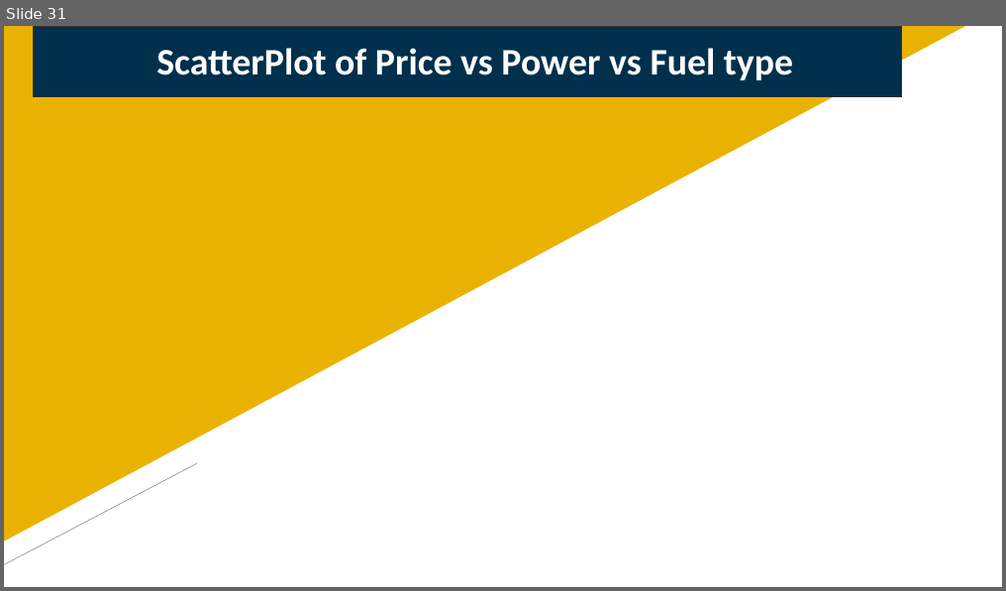
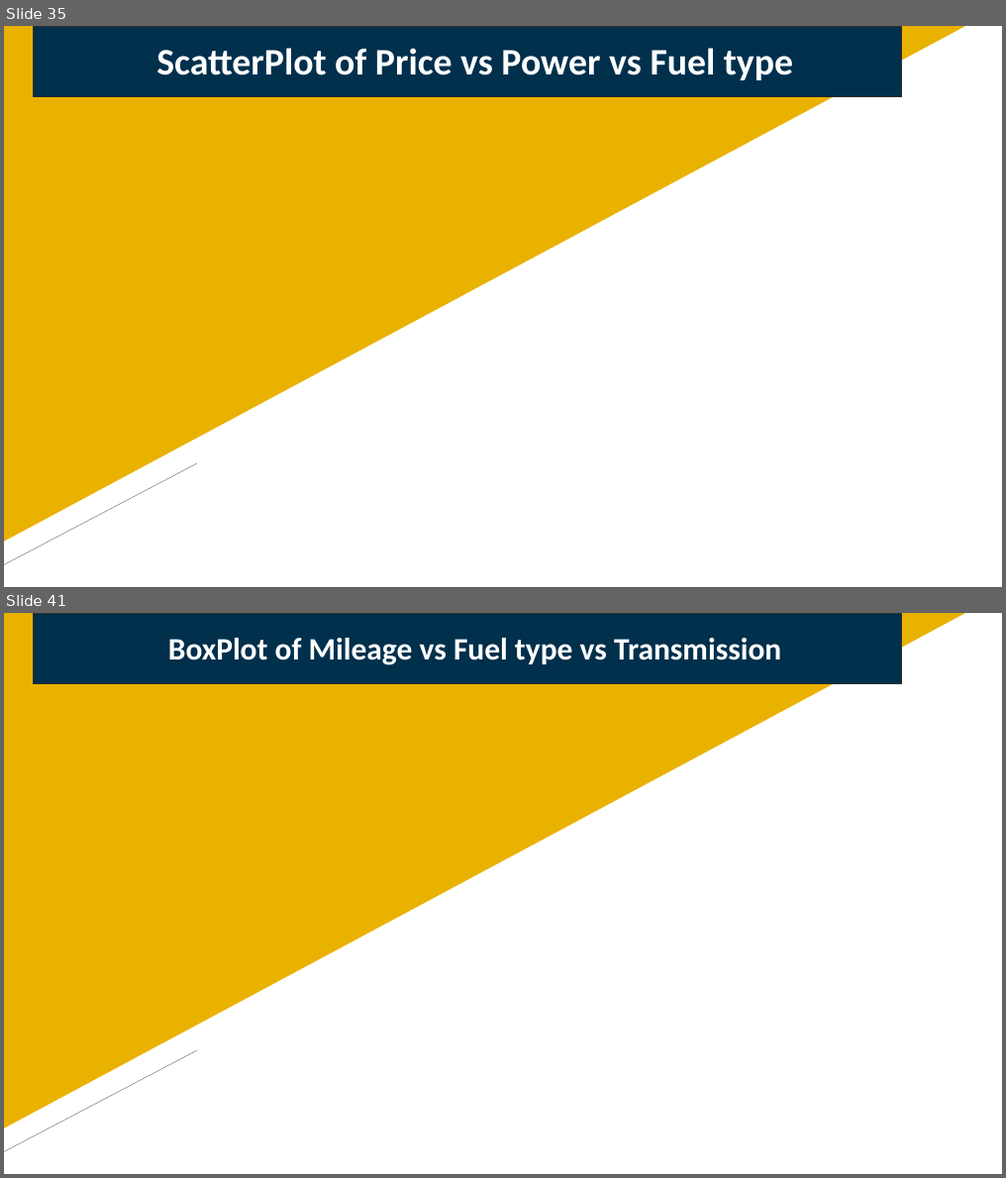
Before and after one commit to Defcon27/Data-Analysis-of-Indian-Automobile-dataset-using-Machine-Learning-in-R, a slide deck: Analysis on Automobile Dataset.pptx. Shown one above the other, each under a label of ours: slide 31 before the commit, slides 35 and 41 after it; the slides between them are not shown. The pictures are 1006x591 and 1006x1178 pixels, drawn with LibreOffice and Linux fonts; fonts in the diff are those of the drawing; background and template pictures are left out. Boxes give left, top, right and bottom in pixels: in the first picture for what was removed or moved away, otherwise in the second. Text is boxed around its words. In the diff, an @@ line names an element or a change of style, - is before the commit and + after.

```diff
--- a/Analysis on Automobile Dataset.pptx
+++ b/Analysis on Automobile Dataset.pptx
@@ slide 41 added at box(4, 613, 1002, 1174), background picture (left out); not listed: 2 template elements that a slide beside it also shows @@
@@ title added at box(33, 613, 901, 683), fill #01304D, outline #2F2F2F 1 pt, 30 pt, text #FFFFFF, bold @@
+BoxPlot of Mileage vs Fuel type vs Transmission
@@ what was slide 31 is now slide 35 @@
```
Also in this commit, not shown: 1 slide changed, 13 other slides added.
